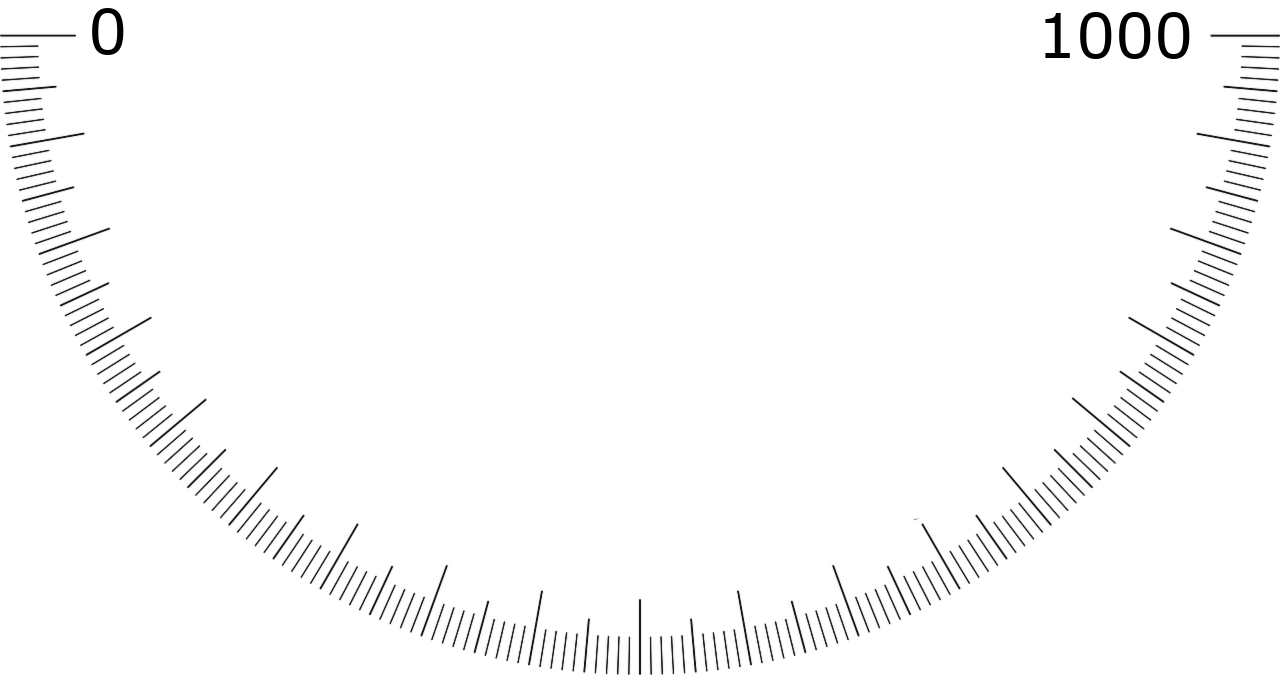
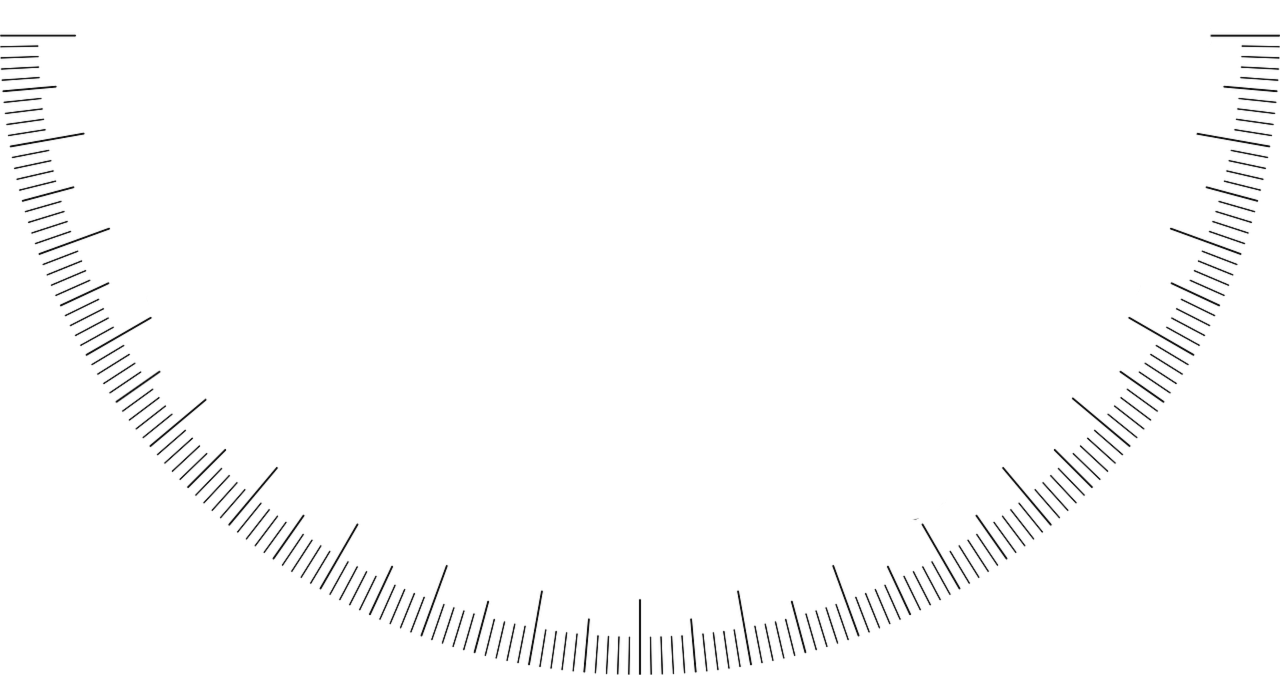
Two versions of the same layered image (1280 × 675). Layer-by-layer changes:
removed layer "1000" over [1045,12,1190,59]
removed layer "0" over [92,8,124,55]
